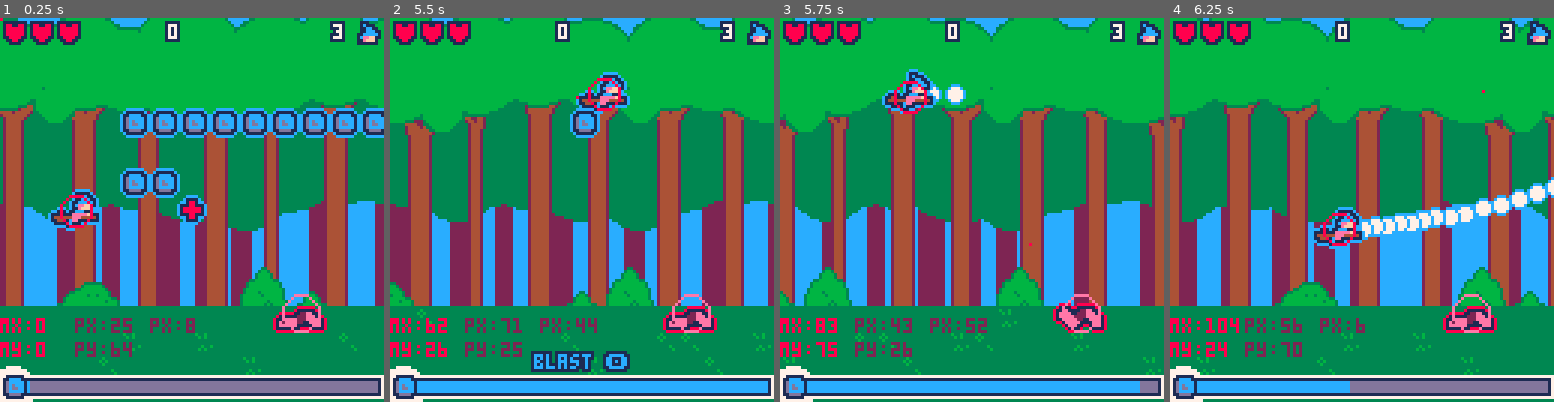
Above: before the commit, frames 1-4 (left to right).
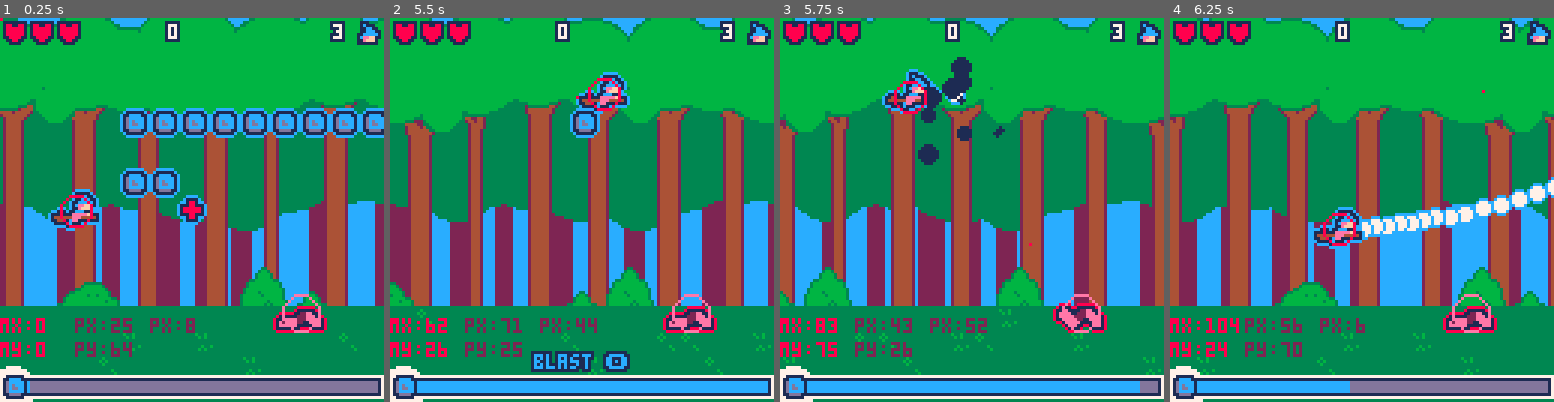
Above: after the commit, the same moments.

Repository: roseblack02/pico8-witch_blaster
Game: PICO-8 cartridge witch_blaster.p8
The game is run twice, just before and just after one commit, with the same random seed, the same clock (stepped at 60 frames per second) and the same inputs.
Inputs (mouse positions are in pixels of both pictures, inside the frame that each line leads up to):
- Up to frame 1 (0.25 s): no input
- Up to frame 2 (5.5 s): tap X (X key) at 0.33, 1.07, 1.85, 2.97, 4.08, 5.2 s; click (670, 121) at 0.67 s; tap O (Z key) at 0.7, 1.7, 2.1, 2.5, 2.9, 3.3, 3.7, 4.1, 4.5, 4.9, 5.3 s; click (436, 267) at 1.22 s; hold Right 1.6-2.1 s; click (497, 114) at 1.77 s; hold Up 2.15-2.42 s; click (562, 259) at 2.32 s; hold Right 2.47-3.03 s; click (624, 106) at 2.87 s; hold Left 3.08-3.58 s; click (685, 256) at 3.42 s; hold Down 3.63-3.97 s; click (451, 102) at 3.97 s; hold Right 4.02-4.68 s; click (512, 248) at 4.52 s; hold Up 4.73-5.03 s; click (574, 94) at 5.07 s; hold Left from 5.08 s (still down)
- Up to frame 3 (5.75 s): click (1029, 244) at 5.62 s; release Left at 5.68 s; tap O (Z key) at 5.7 s; hold Down from 5.73 s (still down)
- Up to frame 4 (6.25 s): release Down at 6.03 s; hold Right from 6.08 s (still down); tap O (Z key) at 6.1 s; click (1481, 90) at 6.17 s

Frames 1-2 are identical in both runs. In frame 3, 1.3% of the frame differs, in the area x 35-59%, y 10-39%; in frame 4, nothing differs.

Commit message:
added explosion effects for blast move and player getting hit

Diff:
--- a/witch_blaster.p8
+++ b/witch_blaster.p8
@@ -8,6 +8,9 @@
 	map_x,front_tree_x,back_tree_x=0,0,0
 	map_speed,front_speed,back_speed=0.5,0.6,0.4
 	blast_text=7
+
+	--particle effects
+	particle={}
 
 	--table of enemies
 	enemy_objs={}
@@ -72,7 +75,7 @@
 			if (btnp(5)) make_bullet_obj(self.x,self.y,self.shot_speed)
 
 			--blast
-			if (btnp(4) and self.e_level==116) self.blast=true
+			if (btnp(4) and self.e_level==116) self.blast=true explosion(self.x+2,self.y-10)
 
 			if (self.blast) self.e_level-=2 make_bullet_obj(self.x,self.y,6)
 
@@ -112,6 +115,12 @@
 		end,
 		draw=function(self)
 			outlined_sprites(self.sprite,12,self.x-8,self.y-8,2,2)
+
+			--draw blast effect
+			if (self.blast) draw_explosion({1,12,12,7})
+
+			--draw hit effect
+			if (self.is_hit) draw_explosion({7,8,8,2})
 
 			--hit box
 			circ(self.x,self.y,self.width/2,8)
@@ -125,6 +134,7 @@
 					self.sprite=5
 					self.is_hit=true
 					self.hit_timer+=60
+					explosion(self.x-2,self.y-10)
 
 					--take damage
 					self.hp-=1
@@ -561,7 +571,7 @@
 		my_particle.y=y
 		my_particle.sx=rnd()*25-3
 		my_particle.sy=rnd()*25-3
-		my_particle.size=rnd(6)+1
+		my_particle.size=rnd(3)+1
 		my_particle.age=rnd(2)
 		my_particle.max_age=10+rnd(10)
 
@@ -573,18 +583,18 @@
 function draw_explosion(colours)
 	for my_particle in all(particle) do
 		--change colour based on time
-		local colour=7
+		local colour=colours[1]
 		if my_particle.age>5 then
+			colour=colours[1]
+		end
+		if my_particle.age>7 then
+			colour=colours[2]
+		end
+		if my_particle.age>12 then
+			colour=colours[3]
+		end
+		if my_particle.age>15 then
 			colour=colours[4]
-		end
-		if my_particle.age>7 then
-			colour=colours[3]
-		end
-		if my_particle.age>12 then
-			colour=colours[2]
-		end
-		if my_particle.age>15 then
-			colour=colours[1]
 		end
 
 		--draw explosion particles
